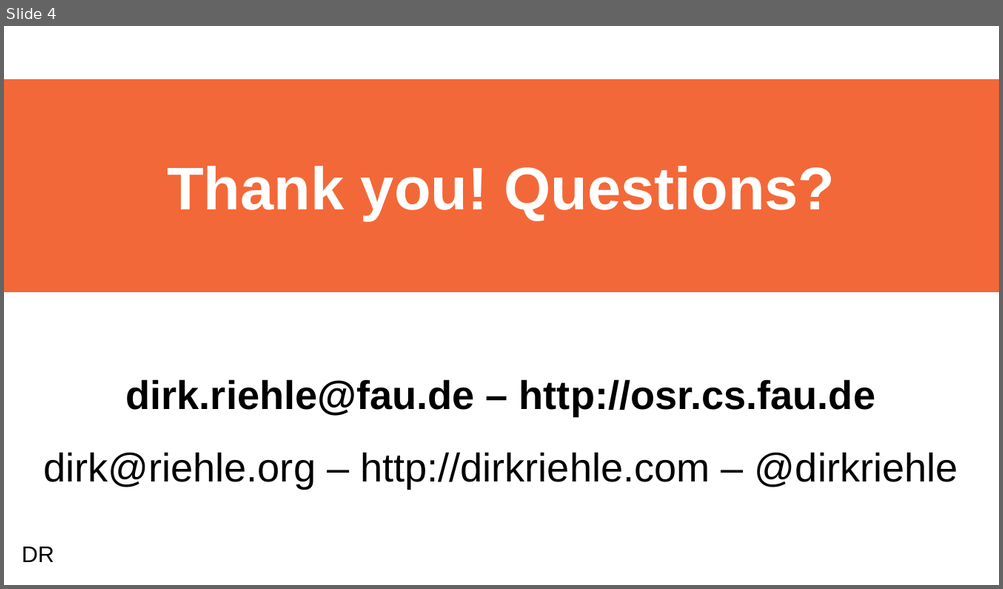
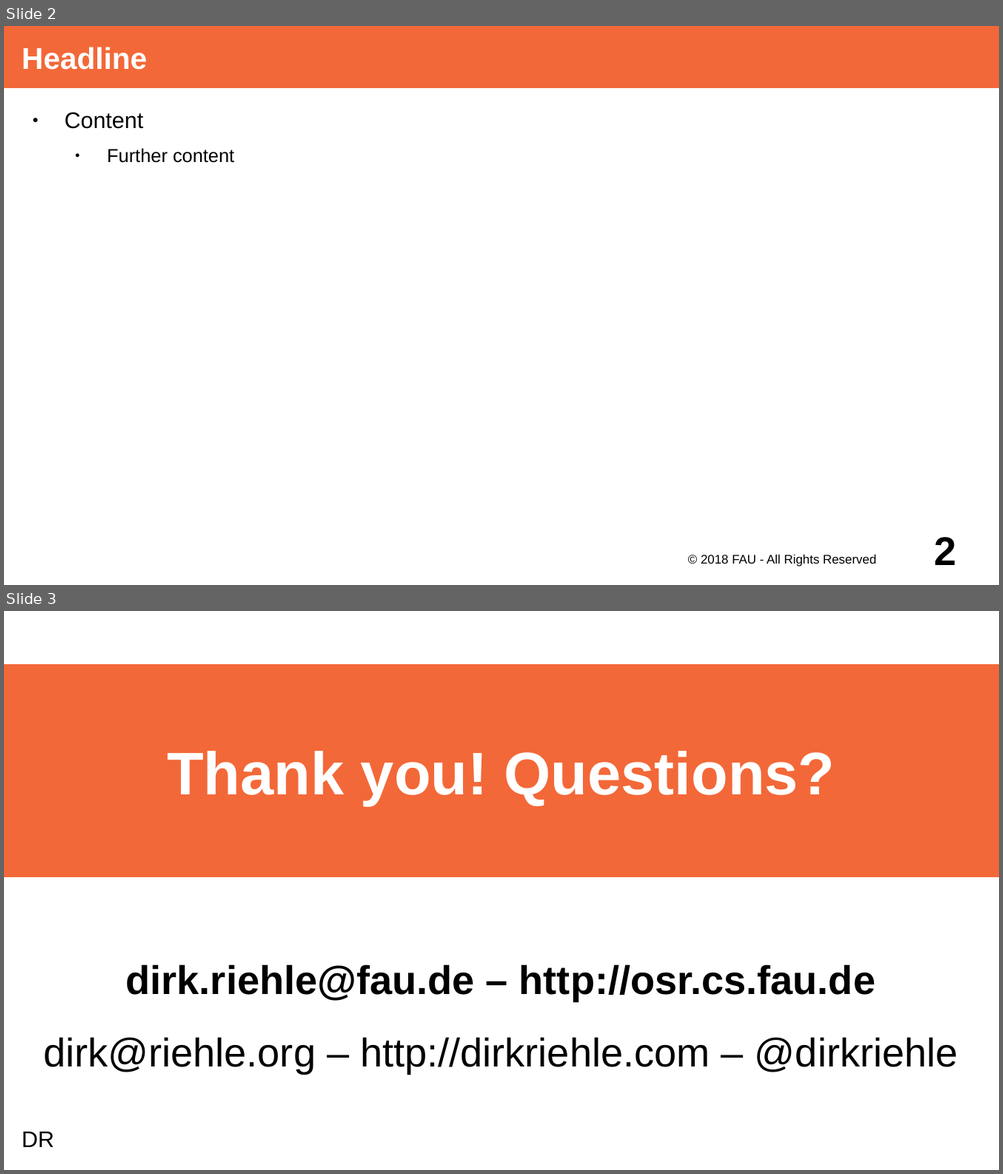
Before and after one commit to dirkriehle/adap-course, a slide deck: Lecture Slides/ADAP Z01 - Containerization.odp. Shown one above the other, each under a label of ours: slide 4 before the commit, slides 2 and 3 after it. The pictures are 1003x589 and 1003x1174 pixels, drawn with LibreOffice and Linux fonts; fonts in the diff are those of the drawing. Boxes give left, top, right and bottom in pixels: in the first picture for what was removed or moved away, otherwise in the second. Text is boxed around its words. In the diff, an @@ line names an element or a change of style, - is before the commit and + after.

```diff
--- a/Lecture Slides/ADAP Z01 - Containerization.odp
+++ b/Lecture Slides/ADAP Z01 - Containerization.odp
@@ slide 2 added at (4, 26, 999, 585), background #FFFFFF @@
@@ title added at (4, 26, 999, 88), fill #F36838, 24 pt, text #FFFFFF, bold @@
+Headline
@@ text added at (65, 112, 234, 163), 15 pt, text #000000 @@
+● Content
+  ● Further content
@@ text added at (700, 554, 876, 567), 10 pt, text #000000 @@
+© 2018 FAU - All Rights Reserved
@@ page number added at (934, 537, 956, 565), 32 pt, text #000000, bold @@
+2
@@ what was slide 4 is now slide 3 @@
```
Also in this commit, not shown: 2 slides changed, 2 slides removed.
